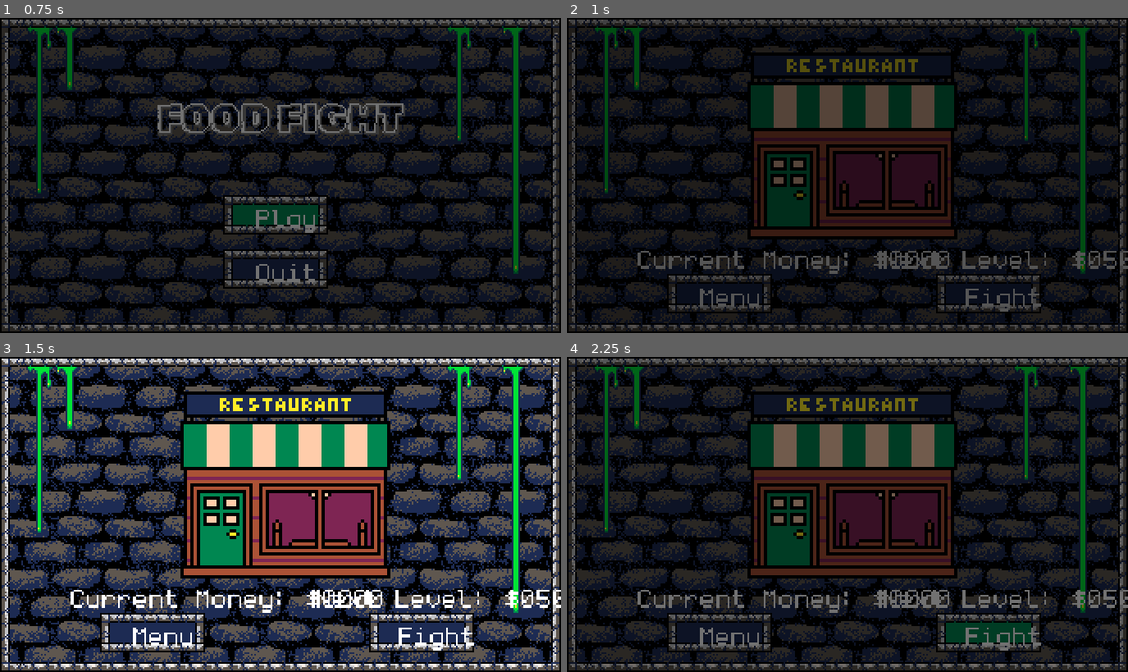
Above: before the commit, frames 1-4 (two rows, left to right).
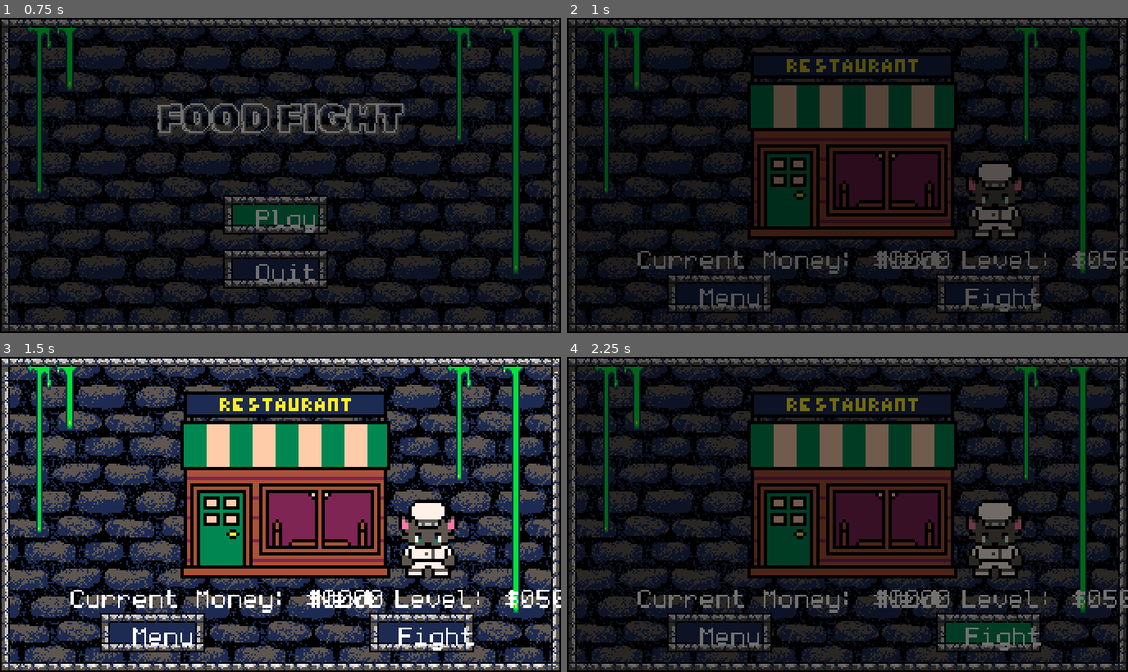
Above: after the commit, the same moments.

Repository: svilinskis1/magic-maker-game
Game: Godot game, scene res://scenes/title.tscn
Same seed, same stepped clock (60 frames per second), same inputs: the game is played once before the commit and once after it.
Inputs (mouse positions are in pixels of both pictures, inside the frame that each line leads up to):
- Up to frame 1 (0.75 s): click "Play" at 0.5 s
- Up to frame 2 (1 s): no input
- Up to frame 3 (1.5 s): tap Enter (ui_accept) at 1.25 s; move the mouse to (403, 498) at 1.27 s; hold D (right) from 1.28 s (still down); click (403, 498) at 1.35 s
- Up to frame 4 (2.25 s): tap Space (jump) at 1.52 s; release D (right) at 2 s; click "Fight" at 2 s

Frame 1 is identical in both runs. In frame 2, 1.5% of the frame differs, in the area x 71-82%, y 45-71%; in frame 3, 1.8%; in frame 4, 1.8%.

Commit message:
cat

Diff:
--- a/scenes/game over.tscn
+++ b/scenes/game over.tscn
@@ -7,6 +7,7 @@
 [ext_resource type="Texture2D" uid="uid://cgdquv18ugvji" path="res://assets/ui/button.png" id="4_8657a"]
 [ext_resource type="Texture2D" uid="uid://mx5lqo0a2del" path="res://assets/ui/buttonhover.png" id="5_upnbl"]
 [ext_resource type="Texture2D" uid="uid://bhmqehjc1yxhq" path="res://assets/ui/buttonpress.png" id="6_bg24u"]
+[ext_resource type="Texture2D" uid="uid://sdmfqctjkxof" path="res://assets/sprites/cat2.png" id="8_6bqib"]
 
 [node name="game over" type="Node2D"]
 script = ExtResource("1_c482e")
@@ -59,5 +60,10 @@
 theme_override_fonts/font = ExtResource("3_lufuf")
 text = "Quit"
 
+[node name="Cat2" type="Sprite2D" parent="."]
+position = Vector2(243, 109)
+scale = Vector2(2, 2)
+texture = ExtResource("8_6bqib")
+
 [connection signal="pressed" from="play button2" to="." method="_on_retry_button_pressed"]
 [connection signal="pressed" from="play button" to="." method="_on_quit_button_pressed"]
--- a/scenes/level select.tscn
+++ b/scenes/level select.tscn
@@ -8,6 +8,7 @@
 [ext_resource type="Texture2D" uid="uid://mx5lqo0a2del" path="res://assets/ui/buttonhover.png" id="6_s3uvl"]
 [ext_resource type="Texture2D" uid="uid://bhmqehjc1yxhq" path="res://assets/ui/buttonpress.png" id="7_8jxjh"]
 [ext_resource type="Texture2D" uid="uid://08bn8u78312e" path="res://assets/sprites/restaurant1.png" id="8_fv0fd"]
+[ext_resource type="Texture2D" uid="uid://b45l6ar6dmcwi" path="res://assets/sprites/cat.png" id="9_3c0md"]
 
 [node name="level select" type="Node2D"]
 script = ExtResource("1_xde2d")
@@ -77,5 +78,10 @@
 theme_override_fonts/font = ExtResource("2_4s8vm")
 text = "Current Money: $0000"
 
+[node name="Cat" type="Sprite2D" parent="."]
+position = Vector2(261, 111)
+scale = Vector2(2, 2)
+texture = ExtResource("9_3c0md")
+
 [connection signal="pressed" from="Continue" to="." method="_on_button_pressed"]
 [connection signal="pressed" from="Continue2" to="." method="_on_menu_pressed"]
--- a/scenes/results.tscn
+++ b/scenes/results.tscn
@@ -9,6 +9,7 @@
 [ext_resource type="Texture2D" uid="uid://q8ruvawxp12s" path="res://assets/sprites/spagpickup.png" id="5_6c3q0"]
 [ext_resource type="Texture2D" uid="uid://mx5lqo0a2del" path="res://assets/ui/buttonhover.png" id="5_qhulk"]
 [ext_resource type="Texture2D" uid="uid://bhmqehjc1yxhq" path="res://assets/ui/buttonpress.png" id="6_47wev"]
+[ext_resource type="Texture2D" uid="uid://b45l6ar6dmcwi" path="res://assets/sprites/cat.png" id="10_svyng"]
 
 [sub_resource type="Animation" id="Animation_2bepl"]
 resource_name = "results"
@@ -274,4 +275,9 @@
 "": SubResource("AnimationLibrary_jvggw")
 }
 
+[node name="Cat" type="Sprite2D" parent="."]
+position = Vector2(286, 163)
+scale = Vector2(2, 2)
+texture = ExtResource("10_svyng")
+
 [connection signal="pressed" from="play button" to="." method="_on_continue_pressed"]
Not shown: 1 places in scenes/game over.tscn that only renumber resources
Not shown: 1 places in scenes/level select.tscn that only renumber resources
Not shown: 1 places in scenes/results.tscn that only renumber resources
